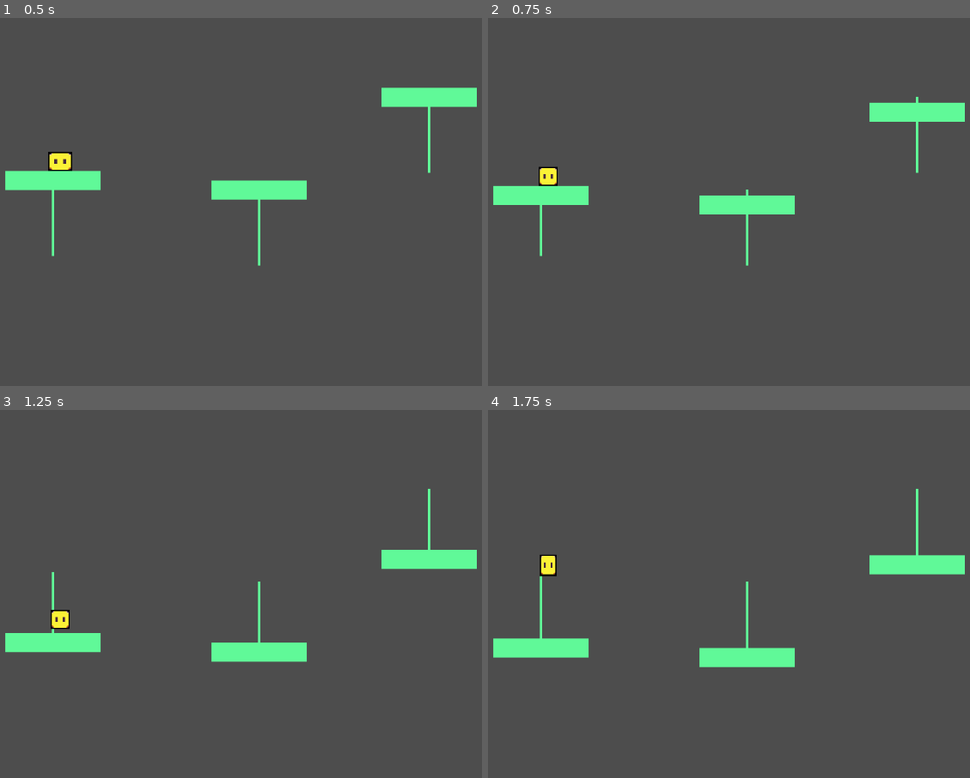
Above: before the commit, frames 1-4 (two rows, left to right).
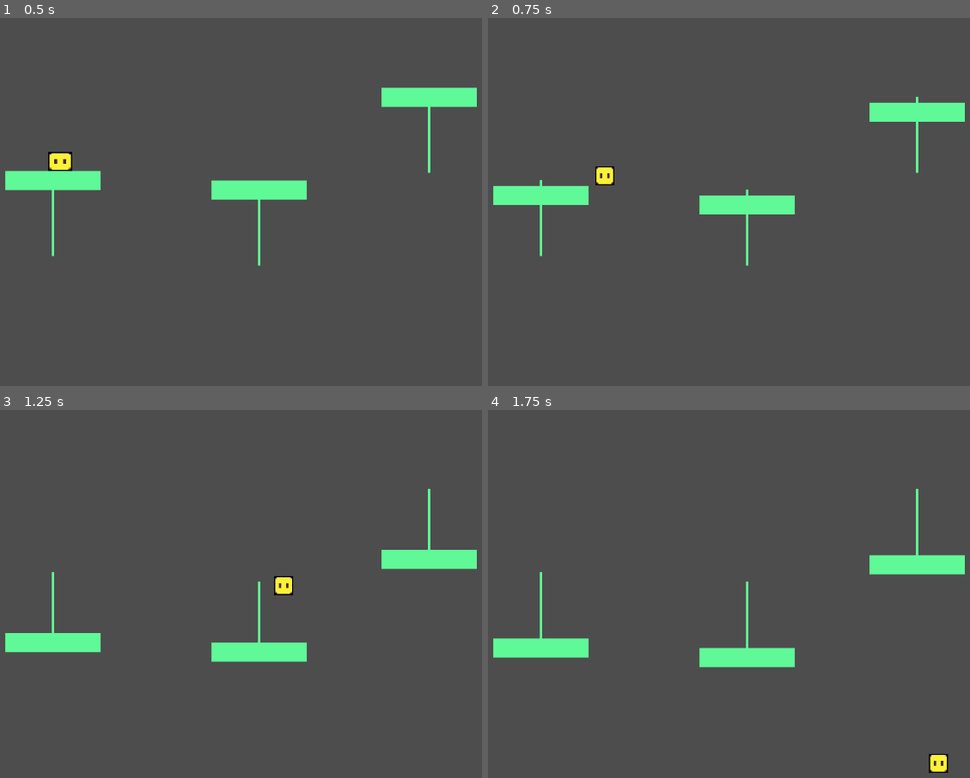
Above: after the commit, the same moments.

Repository: BradleyHendrickson/gwj-73
Game: Godot game, scene res://scenes/level/level_1.tscn
Same seed, same stepped clock (60 frames per second), same inputs: the game is played once before the commit and once after it.
Inputs:
- Up to frame 1 (0.5 s): no input
- Up to frame 2 (0.75 s): hold D (input_right, bound only after the commit) from 0.53 s (still down)
- Up to frame 3 (1.25 s): keep holding D (input_right, bound only after the commit); tap Space (input_jump) at 0.77 s
- Up to frame 4 (1.75 s): keep holding D (input_right, bound only after the commit); tap Space (input_jump) at 1.52 s

Frame 1 is identical in both runs. In frame 2, 0.4% of the frame differs, in the area x 10-27%, y 40-46%; in frame 3, 0.4%; in frame 4, 0.4%, in the area x 10-96%, y 39-99%.

Commit message:
More inputs.

Diff:
--- a/project.godot
+++ b/project.godot
@@ -28,24 +28,28 @@
 "deadzone": 0.5,
 "events": [Object(InputEventJoypadMotion,"resource_local_to_scene":false,"resource_name":"","device":-1,"axis":0,"axis_value":-1.0,"script":null)
 , Object(InputEventJoypadButton,"resource_local_to_scene":false,"resource_name":"","device":-1,"button_index":13,"pressure":0.0,"pressed":true,"script":null)
+, Object(InputEventKey,"resource_local_to_scene":false,"resource_name":"","device":-1,"window_id":0,"alt_pressed":false,"shift_pressed":false,"ctrl_pressed":false,"meta_pressed":false,"pressed":false,"keycode":0,"physical_keycode":65,"key_label":0,"unicode":97,"location":0,"echo":false,"script":null)
 ]
 }
 input_down={
 "deadzone": 0.5,
 "events": [Object(InputEventJoypadMotion,"resource_local_to_scene":false,"resource_name":"","device":-1,"axis":1,"axis_value":1.0,"script":null)
 , Object(InputEventJoypadButton,"resource_local_to_scene":false,"resource_name":"","device":-1,"button_index":12,"pressure":0.0,"pressed":true,"script":null)
+, Object(InputEventKey,"resource_local_to_scene":false,"resource_name":"","device":-1,"window_id":0,"alt_pressed":false,"shift_pressed":false,"ctrl_pressed":false,"meta_pressed":false,"pressed":false,"keycode":0,"physical_keycode":83,"key_label":0,"unicode":115,"location":0,"echo":false,"script":null)
 ]
 }
 input_right={
 "deadzone": 0.5,
 "events": [Object(InputEventJoypadMotion,"resource_local_to_scene":false,"resource_name":"","device":-1,"axis":0,"axis_value":1.0,"script":null)
 , Object(InputEventJoypadButton,"resource_local_to_scene":false,"resource_name":"","device":-1,"button_index":14,"pressure":0.0,"pressed":true,"script":null)
+, Object(InputEventKey,"resource_local_to_scene":false,"resource_name":"","device":-1,"window_id":0,"alt_pressed":false,"shift_pressed":false,"ctrl_pressed":false,"meta_pressed":false,"pressed":false,"keycode":0,"physical_keycode":68,"key_label":0,"unicode":100,"location":0,"echo":false,"script":null)
 ]
 }
 input_up={
 "deadzone": 0.5,
 "events": [Object(InputEventJoypadMotion,"resource_local_to_scene":false,"resource_name":"","device":-1,"axis":1,"axis_value":-1.0,"script":null)
 , Object(InputEventJoypadButton,"resource_local_to_scene":false,"resource_name":"","device":-1,"button_index":11,"pressure":0.0,"pressed":true,"script":null)
+, Object(InputEventKey,"resource_local_to_scene":false,"resource_name":"","device":-1,"window_id":0,"alt_pressed":false,"shift_pressed":false,"ctrl_pressed":false,"meta_pressed":false,"pressed":false,"keycode":0,"physical_keycode":87,"key_label":0,"unicode":119,"location":0,"echo":false,"script":null)
 ]
 }
 
